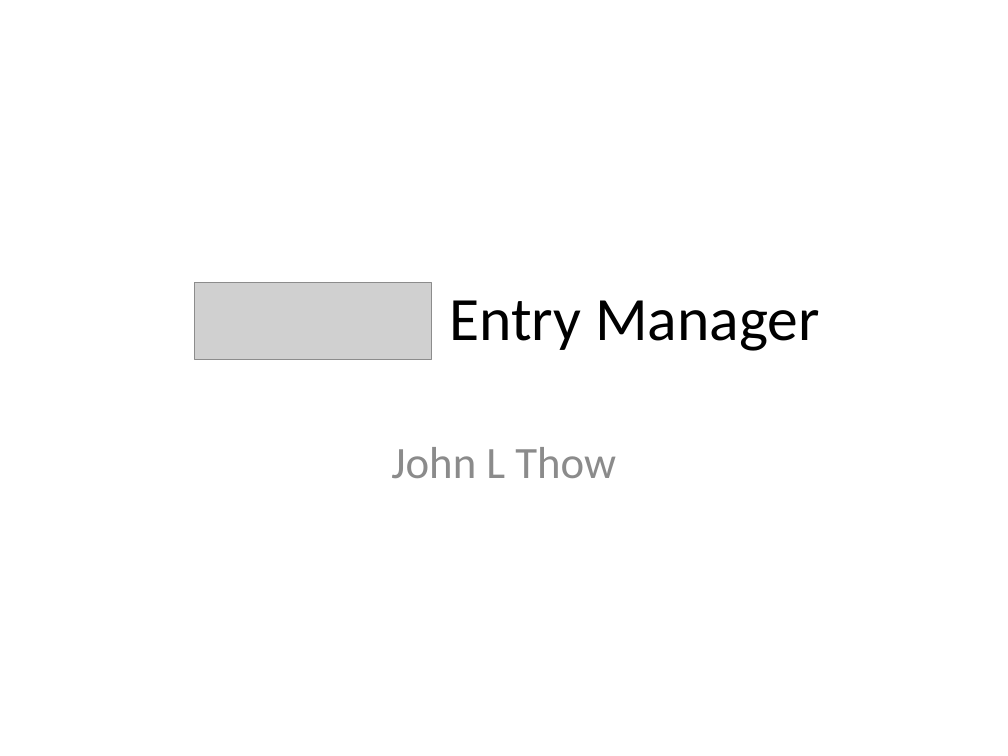
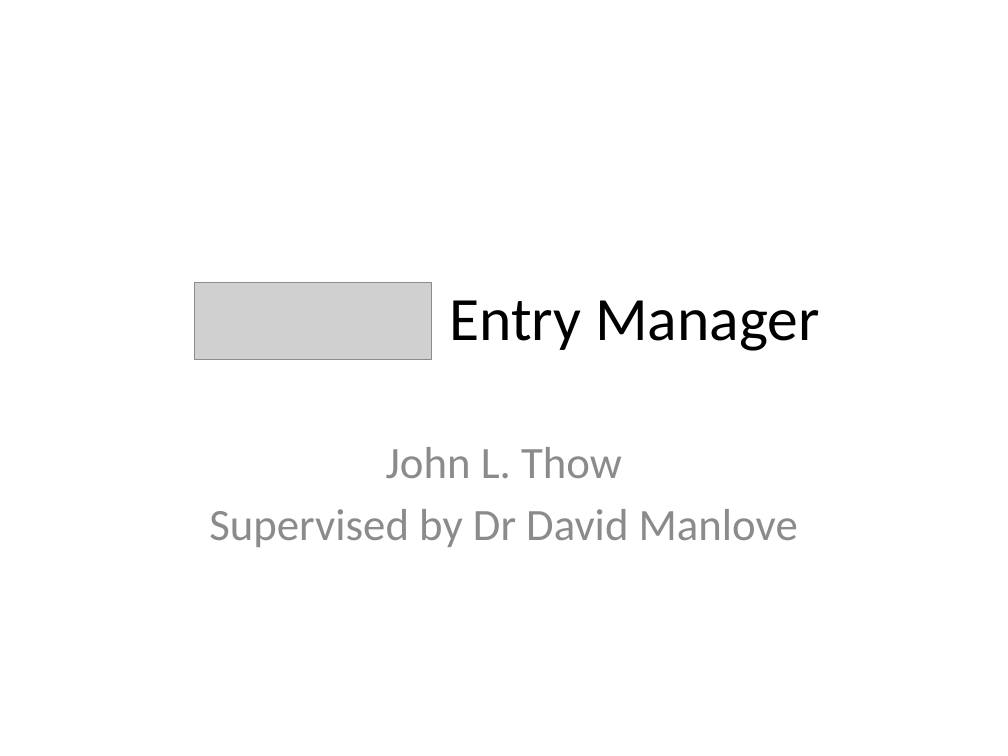
Before and after one commit to johnnyfoe/bibman, a slide deck: slide 1 of Documents/Presentation/Presentation.pptx. Drawn at 1008x756 pixels with LibreOffice and Linux fonts; fonts in the diff are those of the drawing; grey boxes stand for pictures; background and template pictures are left out. Boxes give left, top, right and bottom in pixels: in the first picture for what was removed or moved away, otherwise in the second. Text is boxed around its words. In the diff, an @@ line names an element or a change of style, - is before the commit and + after.

```diff
--- a/Documents/Presentation/Presentation.pptx
+++ b/Documents/Presentation/Presentation.pptx
@@ subtitle at bbox=[209, 447, 798, 547]: text changed @@
-John L Thow
+John L. Thow
+Supervised by Dr David Manlove
```
Also in this commit, not shown: 1 other slide changed, 11 slides added.
